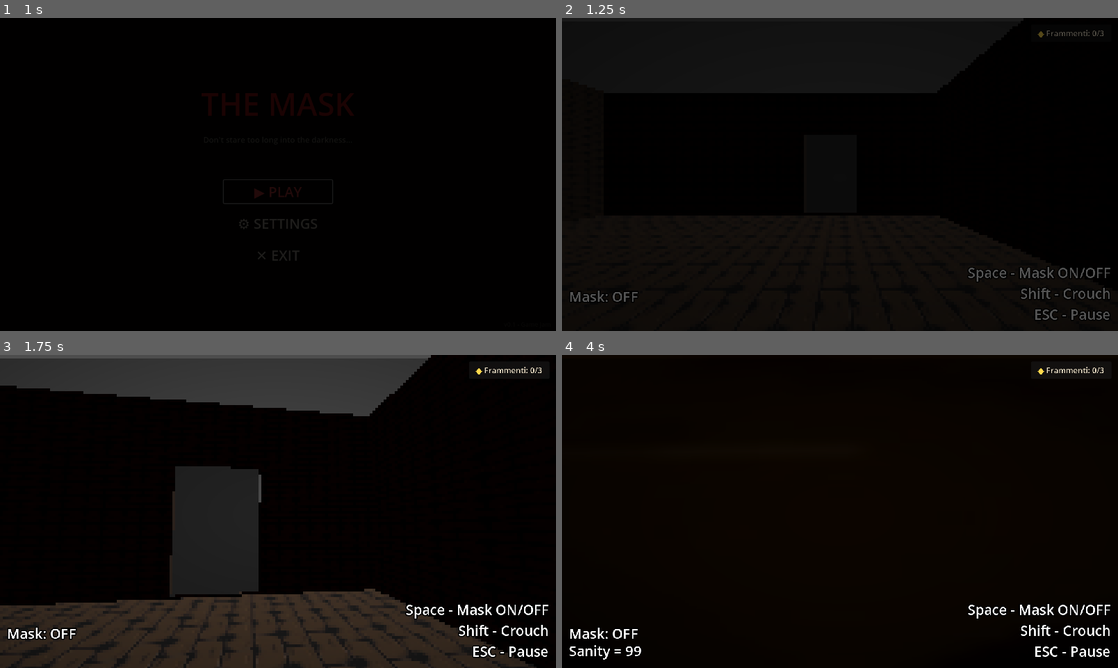
Above: before the commit, frames 1-4 (two rows, left to right).
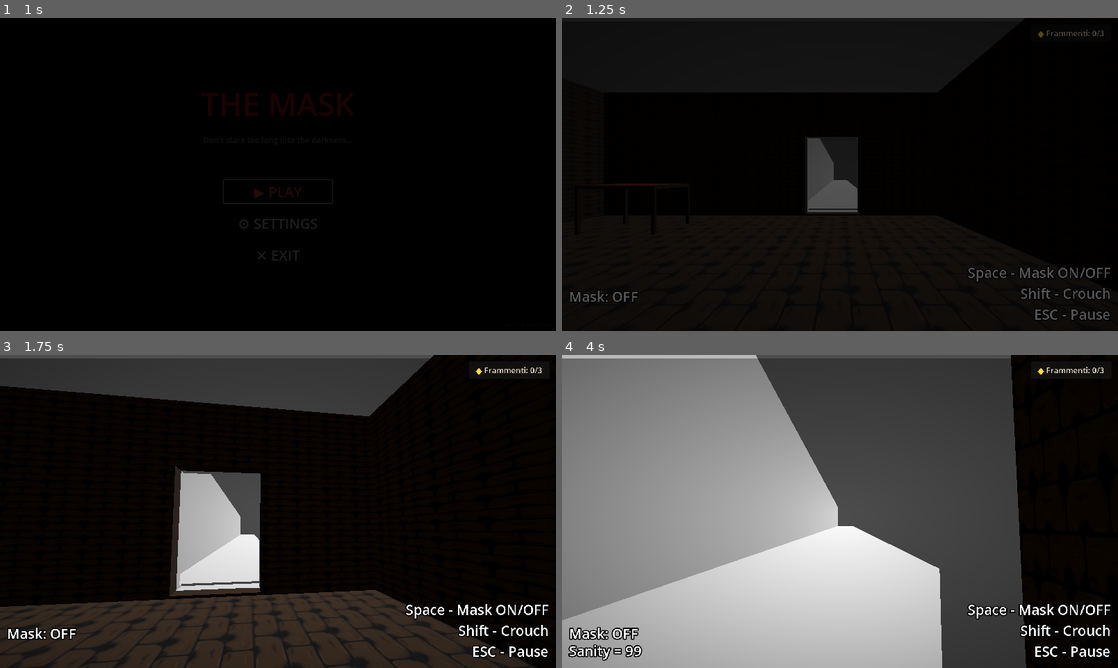
Above: after the commit, the same moments.

Repository: SimoneMicillo/mask-jam-red-devs
Game: Godot game, scene res://UI/MainMenu/main_menu.tscn
The game is run twice, just before and just after one commit, with the same random seed, the same clock (stepped at 60 frames per second) and the same inputs.
Inputs (mouse positions are in pixels of both pictures, inside the frame that each line leads up to):
- Up to frame 1 (1 s): click "▶ PLAY" at 0.5 s
- Up to frame 2 (1.25 s): no input
- Up to frame 3 (1.75 s): tap Enter at 1.25 s; move the mouse to (305, 511) at 1.27 s; hold Up (ui_up) from 1.28 s (still down); hold E (interact) from 1.28 s (still down); click (305, 511) at 1.42 s
- Up to frame 4 (4 s): keep holding Up (ui_up); move the mouse to (812, 511) at 2.02 s; release E (interact) at 2.03 s; tap Shift (crouch) at 2.1 s; tap E (interact) at 2.3, 3.8 s; move the mouse to (851, 505) at 2.77 s; hold E (interact) 2.78-3.53 s; tap Space (toggle_mask) at 3.5, 3.6 s; move the mouse to (834, 517) at 3.52 s; click (834, 517) at 3.67 s

Frame 1 is identical in both runs. In frame 2, 1.5% of the frame differs, in the area x 6-84%, y 0-62%; in frame 3, 6.5%; in frame 4, 81%, in the area x 0-84%, y 0-100%.

Commit message:
Door logic / interaction system
Door logic / interaction system

Diff:
--- a/ComponentNodes/MaskProperties/mask_visual.gd
+++ b/ComponentNodes/MaskProperties/mask_visual.gd
@@ -1,5 +1,5 @@
 extends Node
-
+class_name MaskVisual
 
 # Called when the node enters the scene tree for the first time.
 func _ready() -> void:
@@ -7,7 +7,7 @@
 	linkToggleMask()
 
 # Called every frame. 'delta' is the elapsed time since the previous frame.
-func _process(delta: float) -> void:
+func _process(_delta: float) -> void:
 	pass
 
 @export var onMaskVisible: bool
@@ -15,24 +15,22 @@
 @export var collision: CollisionShape3D
 
 func setVisibility(_flag: bool) -> void:
-	if GameManager.is_mask_on and onMaskVisible:
-		get_parent().show()
-		collision.disabled = false
+	if !isDoor:
+		if GameManager.is_mask_on and onMaskVisible:
+			get_parent().show()
+			collision.disabled = false
+		else:
+			get_parent().hide()
+			collision.disabled = true
 	else:
-		get_parent().hide()
-		collision.disabled = true
-
-	if isDoor and GameManager.is_mask_on:
-		# Implementare logica delle porte; caricare texture porta
-		pass
-	elif isDoor and !GameManager.is_mask_on:
-		#caricare texture muro
-		pass
-
+		if GameManager.is_mask_on:
+			# Implementare logica delle porte; caricare texture porta
+			get_parent().show()
+			pass
+		elif !GameManager.is_mask_on:
+			#caricare texture muro
+			get_parent().hide()
+			pass
 
 func linkToggleMask() -> void:
 	GameManager.mask_state_changed.connect(setVisibility)
-
-#Logica nodi visibili o invisibili in base alla maschera:
-#Nodo MaskVisual contiene un flag bool (isVisible o simile)
-#Ogni volta che il giocatore attiva o disattiva la maschera check se GameManager.is_mask_active = true AND this.isVisible = true -> SHOW
--- a/Player/interaction_handler.gd
+++ b/Player/interaction_handler.gd
@@ -1,18 +1,27 @@
 extends Area3D
+class_name InteractionArea
 
+var canInteract: bool = false
+@export var collision : CollisionShape3D
 
-# Called when the node enters the scene tree for the first time.
+@export var doorNode : DoorLogic
+@export var maskVisual : MaskVisual
+
 func _ready() -> void:
-	pass # Replace with function body.
+	setCollision()
 
+func setCollision() -> void:
+	position = collision.position
 
-# Called every frame. 'delta' is the elapsed time since the previous frame.
-func _process(delta: float) -> void:
-	pass
+func _on_body_entered(_body: Node3D) -> void:
+	if GameManager.is_mask_on and maskVisual.onMaskVisible:
+		canInteract = true
 
-var interactingBody: Node3D
+func _on_body_exited(_body: Node3D) -> void:
+	if GameManager.is_mask_on and maskVisual.onMaskVisible:
+		canInteract = false
 
-func _on_body_entered(body: Node3D) -> void:
-	if body.has_node("Door"):
-		body.get_node("Door").canInteract = true
-		interactingBody = body
+func _input(event: InputEvent) -> void:
+	if event.is_action_pressed("interact") and canInteract:
+		if doorNode != null:
+			doorNode.interacting()
--- a/Player/player.gd
+++ b/Player/player.gd
@@ -123,10 +123,6 @@
 	if event.is_action_pressed("ui_cancel") and not GameManager.is_game_over():
 		pause_menu.toggle_pause()
 
-	if event.is_action_pressed("interact"):
-		if $InteractionArea.interactingBody:
-			$InteractionArea.interactingBody.get_node("Door").interacting()
-
 func _on_game_over() -> void:
 	isDead = true
 	dead.emit()
--- a/Player/player.tscn
+++ b/Player/player.tscn
@@ -1,9 +1,8 @@
-[gd_scene load_steps=10 format=3 uid="uid://dyvovyhheeqkm"]
+[gd_scene load_steps=8 format=3 uid="uid://dyvovyhheeqkm"]
 
 [ext_resource type="Script" uid="uid://dmf070vwxscc8" path="res://Player/player.gd" id="1_4flbx"]
-[ext_resource type="Shader" path="res://Player/pixel_shader_test.gdshader" id="2_gwnis"]
+[ext_resource type="Shader" uid="uid://cpji3cjmpnsi0" path="res://Player/pixel_shader_test.gdshader" id="2_gwnis"]
 [ext_resource type="Script" uid="uid://0nit1uqh32tc" path="res://Player/camera_component.gd" id="2_onrkg"]
-[ext_resource type="Script" uid="uid://b2y4gfypvb46x" path="res://Player/interaction_handler.gd" id="4_gwnis"]
 
 [sub_resource type="CapsuleShape3D" id="CapsuleShape3D_sh265"]
 
@@ -15,9 +14,8 @@
 
 [sub_resource type="QuadMesh" id="QuadMesh_btcbx"]
 
-[sub_resource type="BoxShape3D" id="BoxShape3D_k53q1"]
-
 [node name="Player" type="CharacterBody3D"]
+collision_layer = 3
 script = ExtResource("1_4flbx")
 
 [node name="CollisionShape3D" type="CollisionShape3D" parent="."]
@@ -31,19 +29,9 @@
 
 [node name="shader_pixel" type="MeshInstance3D" parent="Camera3D"]
 transform = Transform3D(1.5, 0, 0, 0, 1.5, 0, 0, 0, 1.5, 0, 0, -0.5165982)
+visible = false
 material_override = SubResource("ShaderMaterial_k53q1")
 mesh = SubResource("QuadMesh_btcbx")
 
 [node name="CameraComponent" type="Node" parent="."]
 script = ExtResource("2_onrkg")
-
-[node name="InteractionArea" type="Area3D" parent="."]
-transform = Transform3D(1, 0, 0, 0, 1, 0, 0, 0, 1, 0, 0, -0.87437344)
-collision_layer = 0
-collision_mask = 2
-script = ExtResource("4_gwnis")
-
-[node name="CollisionShape3D" type="CollisionShape3D" parent="InteractionArea"]
-shape = SubResource("BoxShape3D_k53q1")
-
-[connection signal="body_entered" from="InteractionArea" to="InteractionArea" method="_on_body_entered"]
--- a/Scenary/mappa.tscn
+++ b/Scenary/mappa.tscn
@@ -1,10 +1,12 @@
-[gd_scene load_steps=74 format=4 uid="uid://ct2e0h3wxwujt"]
+[gd_scene load_steps=76 format=4 uid="uid://ct2e0h3wxwujt"]
 
 [ext_resource type="Texture2D" uid="uid://rcsr88fab3jj" path="res://Assets/Textures/floor/old wood v2.jpg" id="1_b34l7"]
 [ext_resource type="PackedScene" uid="uid://bppl16pbx3j84" path="res://Assets/FirtstRoom/piediStallo.tscn" id="1_yaxx7"]
 [ext_resource type="PackedScene" uid="uid://nttu7hw4fvqw" path="res://Assets/3d_models/Chair.fbx" id="2_kdisg"]
 [ext_resource type="PackedScene" uid="uid://cewjrhb4coydt" path="res://ComponentNodes/MaskProperties/mask_visual.tscn" id="4_re1ck"]
 [ext_resource type="PackedScene" uid="uid://pohwblnk1ir8" path="res://Scenary/door.tscn" id="5_rcajr"]
+[ext_resource type="PackedScene" uid="uid://dms7hrkg7b8ee" path="res://Scripts/interaction_area.tscn" id="6_pvwoy"]
+[ext_resource type="PackedScene" uid="uid://b8sp2wj1b7jyt" path="res://Assets/3d_models/Desk.fbx" id="6_trkcp"]
 
 [sub_resource type="StandardMaterial3D" id="StandardMaterial3D_hl3ld"]
 
@@ -770,7 +772,7 @@
 collision = NodePath("../StaticBody3D/CollisionShape3D")
 
 [node name="DoorFirstScene" type="StaticBody3D" parent="."]
-transform = Transform3D(1.0000001, 0, 0, 0, 1, 0, 0, 0, 1.0000001, -27.787792, -1.4002364, -13.175076)
+transform = Transform3D(1.0000001, 0, 0, 0, 1, 0, 0, 0, 1.0000001, -27.77791, -1.4002364, -13.175076)
 collision_layer = 3
 collision_mask = 3
 
@@ -782,7 +784,24 @@
 transform = Transform3D(1, 0, 0, 0, 1, 0, 0, 0, 1, 2, 0, 0)
 mesh = SubResource("BoxMesh_re1ck")
 
-[node name="Door" parent="DoorFirstScene" node_paths=PackedStringArray("pivot") instance=ExtResource("5_rcajr")]
+[node name="Door" parent="DoorFirstScene" node_paths=PackedStringArray("pivot", "interactionArea") instance=ExtResource("5_rcajr")]
 pivot = NodePath("..")
+interactionArea = NodePath("../InteractionArea")
+open_deg_target_y = 90.0
+
+[node name="MaskVisual" parent="DoorFirstScene" node_paths=PackedStringArray("collision") instance=ExtResource("4_re1ck")]
+onMaskVisible = true
+isDoor = true
+collision = NodePath("../CollisionShape3D")
+
+[node name="InteractionArea" parent="DoorFirstScene" node_paths=PackedStringArray("collision", "doorNode", "maskVisual") instance=ExtResource("6_pvwoy")]
+transform = Transform3D(1, 0, 0, 0, 1, 0, 0, 0, 1, 2, 0, 0)
+collision = NodePath("../CollisionShape3D")
+doorNode = NodePath("../Door")
+maskVisual = NodePath("../MaskVisual")
+
+[node name="Desk" parent="." instance=ExtResource("6_trkcp")]
+transform = Transform3D(1, 0, 0, 0, 1, 0, 0, 0, 1, -37.137413, -2.0514598, -8.930269)
 
 [editable path="Node3D/Chair"]
+[editable path="DoorFirstScene/InteractionArea"]
--- a/Scripts/door_logic.gd
+++ b/Scripts/door_logic.gd
@@ -1,28 +1,28 @@
 extends Node
+class_name DoorLogic
 
 @export var pivot: StaticBody3D
-var canInteract: bool = false
 var isOpen: bool = false
 
-func setCanInteract(value: bool) -> void:
-	canInteract = value
-	pass
+@export var interactionArea : InteractionArea
 
+func _ready() -> void:
+	findInteractionArea()
+
+func findInteractionArea() -> void:
+	if get_parent().has_node("InteractionArea"):
+		interactionArea = get_parent().get_node("InteractionArea")
+
+@export_category("Animation Params")
+@export var open_deg_target_y : float
+@export var close_deg_target_y : float
+@export var anim_duration : float = .75
 func interacting() -> void:
-	if !isOpen and canInteract:
+	if !isOpen and interactionArea.canInteract:
 		# apri
-		get_tree().create_tween().tween_property(pivot, "rotation:y", 90, .25)
+		get_tree().create_tween().tween_property(pivot, "rotation_degrees:y", open_deg_target_y, anim_duration).set_trans(Tween.TRANS_BACK)
 		isOpen = true
-	elif isOpen and canInteract:
+	elif isOpen and interactionArea.canInteract:
 		# chiudi
-		get_tree().create_tween().tween_property(pivot, "rotation:y", -90, .25)
+		get_tree().create_tween().tween_property(pivot, "rotation_degrees:y", close_deg_target_y, anim_duration).set_trans(Tween.TRANS_BACK)
 		isOpen = false
-
-# Called when the node enters the scene tree for the first time.
-func _ready() -> void:
-	pass # Replace with function body.
-
-
-# Called every frame. 'delta' is the elapsed time since the previous frame.
-func _process(delta: float) -> void:
-	pass
--- /dev/null
+++ b/Scripts/interaction_area.tscn
@@ -0,0 +1,18 @@
+[gd_scene load_steps=3 format=3 uid="uid://dms7hrkg7b8ee"]
+
+[ext_resource type="Script" uid="uid://b2y4gfypvb46x" path="res://Player/interaction_handler.gd" id="1_gqnls"]
+
+[sub_resource type="BoxShape3D" id="BoxShape3D_gqnls"]
+size = Vector3(5, 5, 5)
+
+[node name="InteractionArea" type="Area3D"]
+collision_layer = 0
+collision_mask = 2
+script = ExtResource("1_gqnls")
+
+[node name="CollisionShape3D" type="CollisionShape3D" parent="."]
+transform = Transform3D(1, 0, 0, 0, 1, 0, 0, 0, 1, 0, 0.117248535, -0.29944694)
+shape = SubResource("BoxShape3D_gqnls")
+
+[connection signal="body_entered" from="." to="." method="_on_body_entered"]
+[connection signal="body_exited" from="." to="." method="_on_body_exited"]
Not shown, added: Assets/3d_models/Desk.fbx.import
Not shown, added: Assets/3d_models/Desk.glb.import
Not shown, added: Assets/3d_models/teca.fbx.import
Not shown, added: Assets/3d_models/teca.glb.import
Not shown: 1 places in MainScene/main.tscn that only renumber resources
